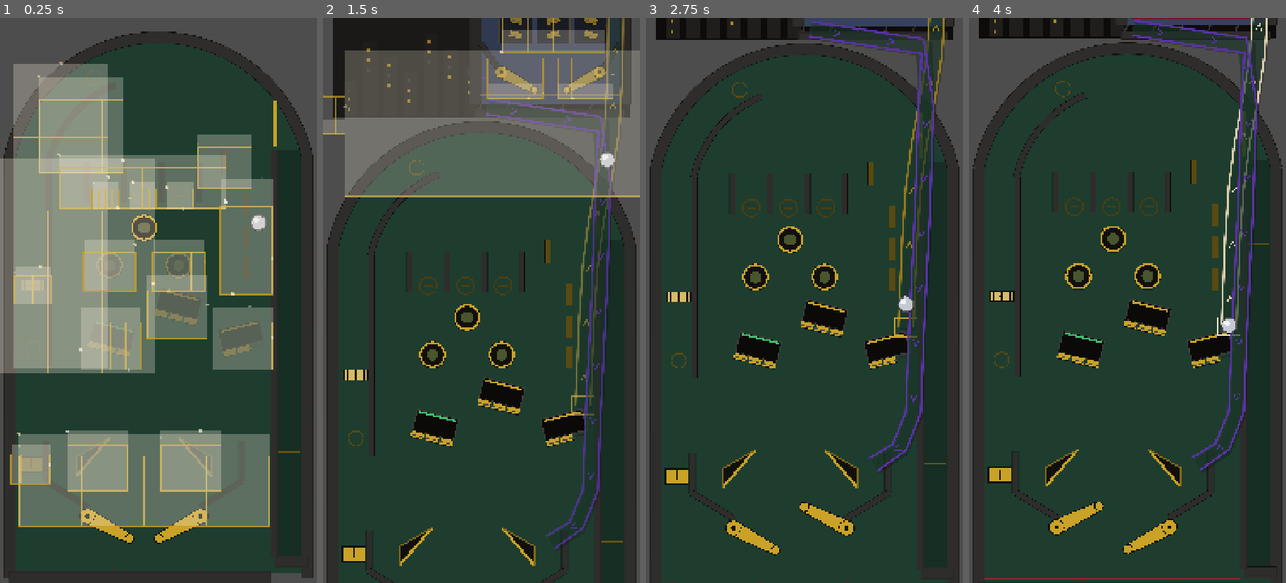
Above: before the commit, frames 1-4 (left to right).
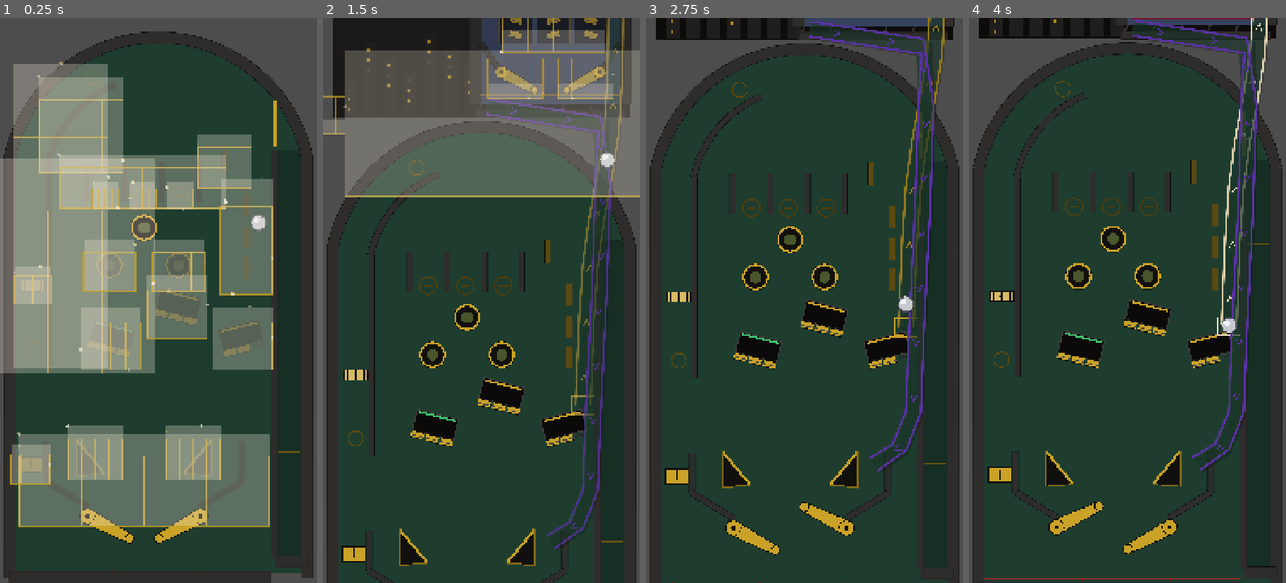
Above: after the commit, the same moments.

Repository: Ironkode787/Mobball
Game: Godot game, scene res://tests/sim/club_sim.tscn
The game is run twice, just before and just after one commit, with the same random seed, the same clock (stepped at 60 frames per second) and the same inputs. This scene is started directly instead of the project's main scene.
Inputs (mouse positions are in pixels of both pictures, inside the frame that each line leads up to):
- Up to frame 1 (0.25 s): no input
- Up to frame 2 (1.5 s): tap Enter at 0.5 s; move the mouse to (551, 272) at 0.52 s; hold D (flipper_right) 0.53-1.25 s; tap Space (plunger) at 0.6 s; click (551, 272) at 0.67 s; drag from (418, 328) to (354, 294) at 1.27 s
- Up to frame 3 (2.75 s): move the mouse to (836, 176) at 2.02 s; hold D (flipper_right) from 2.03 s (still down); tap Space (plunger) at 2.1 s
- Up to frame 4 (4 s): release D (flipper_right) at 2.75 s; drag from (1111, 413) to (1000, 362) at 2.77 s; move the mouse to (1222, 385) at 3.52 s; hold A (flipper_left) from 3.53 s (still down); tap Space (plunger) at 3.6 s

The runs differ from the first frame. In frame 1, 2.1% of the frame differs, in the area x 20-70%, y 71-84%; in frame 2, 0.7%; in frame 3, 0.7%; in frame 4, 0.6%.

Commit message:
Re-orient the slingshots to the classic kick (device feedback)
The kicker face ran inner-top to outer-bottom, normal up-and-OUTWARD:
our slings threw the ball toward the outlanes — mirrored against every
real machine, and the player felt it immediately. Now the outer edge
stays vertical at x=256 (it is the inlane's inner wall), the inner
vertex sits at the bottom, and the kicker face sweeps outer-top to
inner-bottom with its normal up-and-across: slings throw the ball back
INTO play. The geometry test grows a kick-direction assertion so the
normal can never point outlane-ward again; all soaks and sims green.
Fresh APK shipped.

Co-Authored-By: Claude Fable 5 <noreply@anthropic.com>
Claude-Session: https://claude.ai/code/session_018f9LsHfkQdbfQASzU3SJrG

Diff:
--- a/game/table/segments/alley_debug.gd
+++ b/game/table/segments/alley_debug.gd
@@ -52,9 +52,12 @@
 const OUTLANE_TOP := 1440.0
 const OUTLANE_BOTTOM := 1580.0
 const INLANE_END := Vector2(296.0, 1668.0)
-const SLING_CORNER := Vector2(256.0, 1494.0)
-const SLING_TOP := Vector2(368.0, 1430.0)
-const SLING_BOTTOM := Vector2(256.0, 1560.0)
+# Classic orientation (device-feedback fix): outer edge vertical at x=256 (it IS the
+# inlane's inner wall), kicker face OUTER_TOP -> INNER (normal up-and-across, so a sling
+# throws the ball back into play, never toward the outlane).
+const SLING_OUTER_TOP := Vector2(256.0, 1436.0)
+const SLING_OUTER_BOTTOM := Vector2(256.0, 1560.0)
+const SLING_INNER := Vector2(352.0, 1552.0)
 const MIRROR_X := 490.0
 
 const DRAIN_Y := 1880.0
@@ -170,9 +173,9 @@
 		var sl: Slingshot = SLING_SCENE.instantiate()
 		var id := &"sling_l" if s > 0.0 else &"sling_r"
 		sl.configure(id,
-			_mx(SLING_CORNER.x, s, SLING_CORNER.y),
-			_mx(SLING_TOP.x, s, SLING_TOP.y),
-			_mx(SLING_BOTTOM.x, s, SLING_BOTTOM.y))
+			_mx(SLING_OUTER_BOTTOM.x, s, SLING_OUTER_BOTTOM.y),
+			_mx(SLING_INNER.x, s, SLING_INNER.y),
+			_mx(SLING_OUTER_TOP.x, s, SLING_OUTER_TOP.y))
 		sl.value = Feel.SLING_VALUE
 		sl.name = "SlingL" if s > 0.0 else "SlingR"
 		add_child(sl)
--- a/game/table/segments/progression_table.gd
+++ b/game/table/segments/progression_table.gd
@@ -112,9 +112,12 @@
 const OUTLANE_TOP := 1440.0
 const OUTLANE_BOTTOM := 1580.0
 const INLANE_END := Vector2(296.0, 1668.0)
-const SLING_CORNER := Vector2(256.0, 1494.0)
-const SLING_TOP := Vector2(368.0, 1430.0)
-const SLING_BOTTOM := Vector2(256.0, 1560.0)
+# Classic orientation (device-feedback fix): outer edge vertical at x=256 (it IS the
+# inlane's inner wall), kicker face OUTER_TOP -> INNER (normal up-and-across, so a sling
+# throws the ball back into play, never toward the outlane).
+const SLING_OUTER_TOP := Vector2(256.0, 1436.0)
+const SLING_OUTER_BOTTOM := Vector2(256.0, 1560.0)
+const SLING_INNER := Vector2(352.0, 1552.0)
 const MIRROR_X := 490.0
 const DRAIN_Y := 1880.0
 const DRAIN_HEIGHT := 24.0
@@ -570,9 +573,9 @@
 		var sl: Slingshot = SLING_SCENE.instantiate()
 		var id := &"sling_l" if s > 0.0 else &"sling_r"
 		sl.configure(id,
-			_mx(SLING_CORNER.x, s, SLING_CORNER.y),
-			_mx(SLING_TOP.x, s, SLING_TOP.y),
-			_mx(SLING_BOTTOM.x, s, SLING_BOTTOM.y))
+			_mx(SLING_OUTER_BOTTOM.x, s, SLING_OUTER_BOTTOM.y),
+			_mx(SLING_INNER.x, s, SLING_INNER.y),
+			_mx(SLING_OUTER_TOP.x, s, SLING_OUTER_TOP.y))
 		sl.group = TableScore.GROUP_SLINGS
 		sl.value = int(TableScore.SLING)
 		sl.name = "SlingL" if s > 0.0 else "SlingR"
--- a/tests/sim/club_sim.gd
+++ b/tests/sim/club_sim.gd
@@ -494,7 +494,7 @@
 		check(b.speed() <= ClubDeck.RETURN_RELEASE_SPEED + 60.0,
 				"delivered at %.0f px/s — a wireform does not fire the ball out" % b.speed())
 		var mirror_outlane: float = ProgressionTable.MIRROR_X * 2.0 - ProgressionTable.OUTLANE_X
-		var sling_edge: float = ProgressionTable.MIRROR_X * 2.0 - ProgressionTable.SLING_CORNER.x
+		var sling_edge: float = ProgressionTable.MIRROR_X * 2.0 - ProgressionTable.SLING_OUTER_BOTTOM.x
 		check(landed.x > sling_edge and landed.x < mirror_outlane,
 				"delivered at x=%.0f, outside the right inlane (%.0f..%.0f)"
 				% [landed.x, sling_edge, mirror_outlane])
--- a/tests/sim/docks_sim.gd
+++ b/tests/sim/docks_sim.gd
@@ -432,11 +432,11 @@
 	check(water.position.x > ProgressionTable.OUTLANE_X,
 			"the harbour hangs over the left outlane")
 	# ...and the yard must leave the slingshot its sky
-	check(Docks.BED_FROM.y + Docks.BED_THICK * 0.5 < ProgressionTable.SLING_TOP.y - 20.0,
+	check(Docks.BED_FROM.y + Docks.BED_THICK * 0.5 < ProgressionTable.SLING_OUTER_TOP.y - 20.0,
 			"the harbour bed sits on the slingshot's tip")
 	print("        rake %.3f | mouth %.0f | harbour %s | bed→sling %.0f"
 			% [rake, Docks.MOUTH_BOTTOM - Docks.MOUTH_TOP, str(Docks.WATER_SIZE),
-			ProgressionTable.SLING_TOP.y - Docks.BED_FROM.y])
+			ProgressionTable.SLING_OUTER_TOP.y - Docks.BED_FROM.y])
 	finish()
 
 
--- a/tests/test_table_geometry.gd
+++ b/tests/test_table_geometry.gd
@@ -70,7 +70,7 @@
 
 	var guide_face: float = AlleyDebugTable.OUTLANE_X + AlleyDebugTable.GUIDE_THICK * 0.5
 	var outlane: float = AlleyDebugTable.OUTLANE_X - AlleyDebugTable.GUIDE_THICK * 0.5 - AlleyDebugTable.PLAY_LEFT
-	var inlane: float = AlleyDebugTable.SLING_CORNER.x - guide_face
+	var inlane: float = AlleyDebugTable.SLING_OUTER_BOTTOM.x - guide_face
 	t.ok(outlane >= dia + 20.0, "outlane %.0f px wide" % outlane)
 	t.ok(inlane >= dia + 20.0, "inlane %.0f px wide" % inlane)
 
@@ -78,8 +78,8 @@
 	var floor_from := Vector2(AlleyDebugTable.OUTLANE_X, AlleyDebugTable.OUTLANE_BOTTOM)
 	var floor_to := AlleyDebugTable.INLANE_END
 	var span := floor_to - floor_from
-	var at_sling: float = floor_from.y + (AlleyDebugTable.SLING_BOTTOM.x - floor_from.x) * span.y / span.x
-	var head: float = at_sling - AlleyDebugTable.GUIDE_THICK * 0.5 / cos(span.angle()) - AlleyDebugTable.SLING_BOTTOM.y
+	var at_sling: float = floor_from.y + (AlleyDebugTable.SLING_OUTER_BOTTOM.x - floor_from.x) * span.y / span.x
+	var head: float = at_sling - AlleyDebugTable.GUIDE_THICK * 0.5 / cos(span.angle()) - AlleyDebugTable.SLING_OUTER_BOTTOM.y
 	t.ok(head >= dia, "inlane exit clears the slingshot corner by %.0f px" % head)
 
 	# ...and it has to meet the flipper pivot without leaving a hole to fall into
@@ -111,17 +111,23 @@
 			"flipper pivots mirror about the playfield centre")
 	t.near(AlleyDebugTable.FLIPPER_PIVOT_L.y, AlleyDebugTable.FLIPPER_PIVOT_R.y, 0.01,
 			"flipper pivots are level")
-	t.ok(AlleyDebugTable.SLING_CORNER.x < AlleyDebugTable.SLING_TOP.x,
+	t.ok(AlleyDebugTable.SLING_OUTER_BOTTOM.x < AlleyDebugTable.SLING_INNER.x,
 			"the slingshot's kicker face points inward")
+	# CLASSIC kick (device-feedback fix): the face normal must throw up-and-across —
+	# a left sling that kicks toward its own outlane is a drain machine.
+	var edge: Vector2 = AlleyDebugTable.SLING_OUTER_TOP - AlleyDebugTable.SLING_INNER
+	var n: Vector2 = Vector2(-edge.y, edge.x).normalized()
+	t.ok(n.x > 0.4 and n.y < -0.4,
+			"left sling kicks up-and-inward (normal %s)" % n)
 	# no surface may be shallower than its own friction coefficient or a ball parks on it
-	var rake: float = absf(AlleyDebugTable.SLING_CORNER.y - AlleyDebugTable.SLING_TOP.y) \
-			/ absf(AlleyDebugTable.SLING_TOP.x - AlleyDebugTable.SLING_CORNER.x)
+	var rake: float = absf(AlleyDebugTable.SLING_OUTER_TOP.y - AlleyDebugTable.SLING_INNER.y) \
+			/ absf(AlleyDebugTable.SLING_INNER.x - AlleyDebugTable.SLING_OUTER_TOP.x)
 	t.ok(rake > Feel.RUBBER_FRICTION + 0.15,
-			"slingshot top edge (slope %.2f) outruns rubber friction %.2f" % [rake, Feel.RUBBER_FRICTION])
+			"slingshot kicker face (slope %.2f) outruns rubber friction %.2f" % [rake, Feel.RUBBER_FRICTION])
 	var floor_span := AlleyDebugTable.INLANE_END - Vector2(AlleyDebugTable.OUTLANE_X, AlleyDebugTable.OUTLANE_BOTTOM)
 	t.ok(absf(floor_span.y / floor_span.x) > Feel.WALL_FRICTION + 0.15,
 			"inlane floor (slope %.2f) delivers the ball instead of holding it" % absf(floor_span.y / floor_span.x))
-	t.near(AlleyDebugTable.SLING_CORNER.x, AlleyDebugTable.SLING_BOTTOM.x, 0.01,
+	t.near(AlleyDebugTable.SLING_OUTER_TOP.x, AlleyDebugTable.SLING_OUTER_BOTTOM.x, 0.01,
 			"the slingshot's outer edge is vertical — it is the inlane's inner wall")
 
 
@@ -133,9 +139,9 @@
 func _progression_keeps_the_alley(t: TestCtx) -> void:
 	t.eq(ProgressionTable.FLIPPER_PIVOT_L, AlleyDebugTable.FLIPPER_PIVOT_L, "left flipper pivot")
 	t.eq(ProgressionTable.FLIPPER_PIVOT_R, AlleyDebugTable.FLIPPER_PIVOT_R, "right flipper pivot")
-	t.eq(ProgressionTable.SLING_CORNER, AlleyDebugTable.SLING_CORNER, "slingshot corner")
-	t.eq(ProgressionTable.SLING_TOP, AlleyDebugTable.SLING_TOP, "slingshot rake top")
-	t.eq(ProgressionTable.SLING_BOTTOM, AlleyDebugTable.SLING_BOTTOM, "slingshot bottom")
+	t.eq(ProgressionTable.SLING_OUTER_TOP, AlleyDebugTable.SLING_OUTER_TOP, "slingshot outer top")
+	t.eq(ProgressionTable.SLING_OUTER_BOTTOM, AlleyDebugTable.SLING_OUTER_BOTTOM, "slingshot outer bottom")
+	t.eq(ProgressionTable.SLING_INNER, AlleyDebugTable.SLING_INNER, "slingshot inner vertex")
 	t.eq(ProgressionTable.INLANE_END, AlleyDebugTable.INLANE_END, "inlane floor end")
 	t.eq(ProgressionTable.OUTLANE_X, AlleyDebugTable.OUTLANE_X, "outlane guide x")
 	t.eq(ProgressionTable.OUTLANE_TOP, AlleyDebugTable.OUTLANE_TOP, "outlane guide top")
Not shown, changed: build/kingpin-debug.apk
